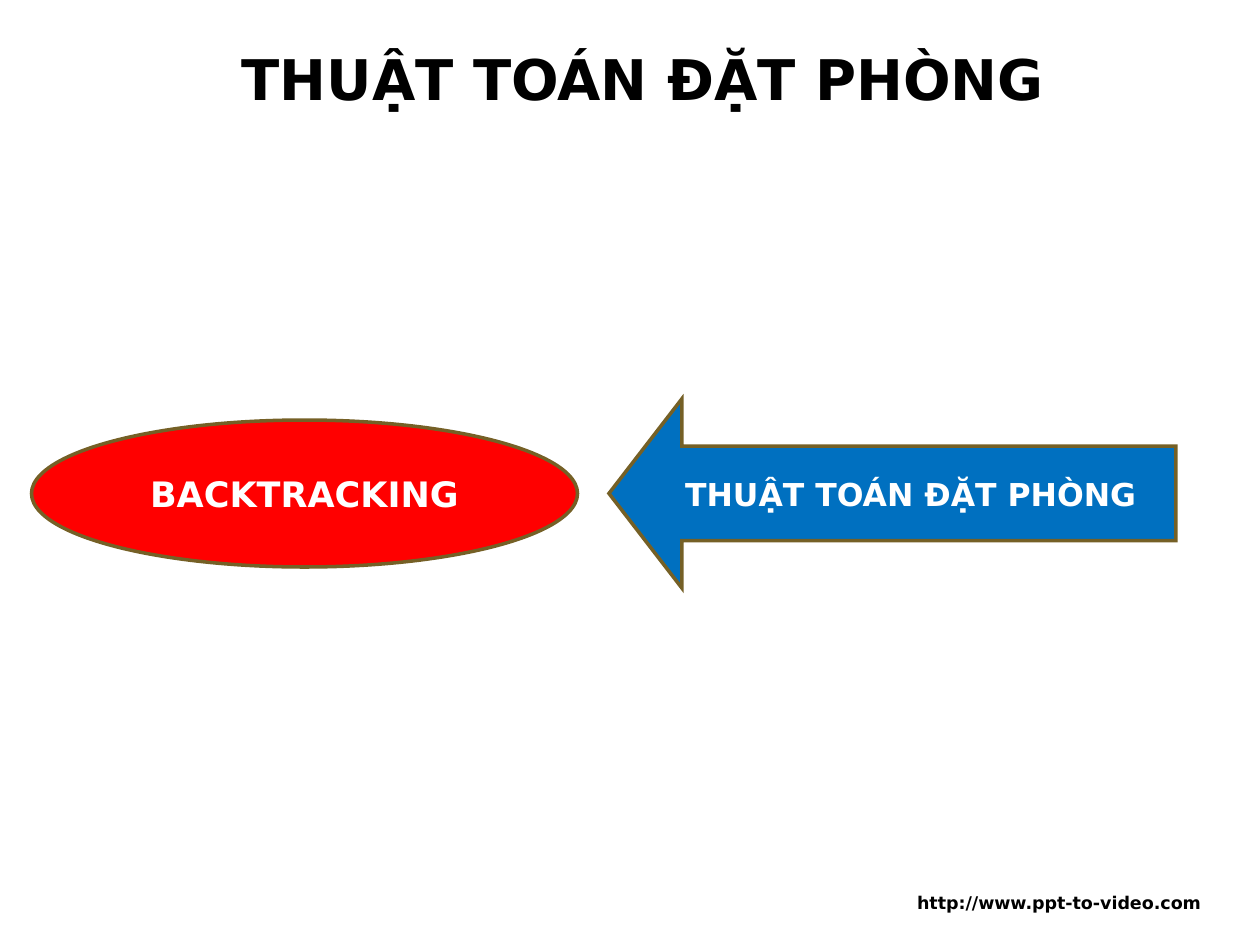
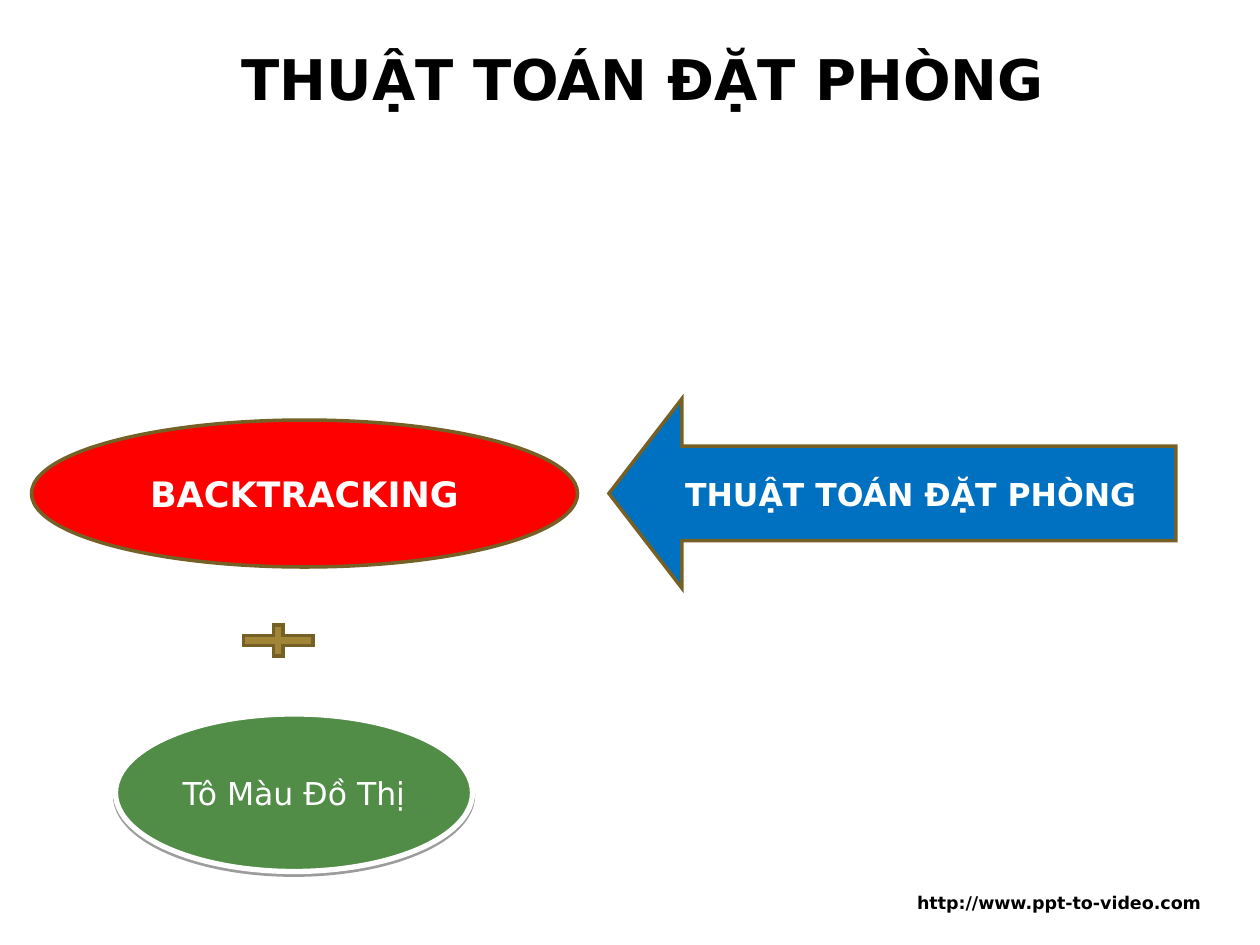
Before and after one commit to Alex7Huynh/group2quanlykhachsan, a slide deck: slide 11 of documents/Hotel Management v1.0_G18.ppt (slide 10 before the commit). Drawn at 1260x945 pixels with LibreOffice and Linux fonts; fonts in the diff are those of the drawing; background and template pictures are left out. Boxes give left, top, right and bottom in pixels: in the first picture for what was removed or moved away, otherwise in the second. Text is boxed around its words. In the diff, an @@ line names an element or a change of style, - is before the commit and + after.

```diff
--- a/documents/Hotel Management v1.0_G18.ppt
+++ b/documents/Hotel Management v1.0_G18.ppt
@@ freeform shape added at [231, 620, 325, 662], fill #A18537, outline #756026 2.01 pt @@
@@ ellipse added at [116, 714, 472, 872], fill #518D47, outline #FFFFFF 3 pt, 18 pt, text #FFFFFF @@
+Tô Màu Đồ Thị
```
Also in this commit, not shown: 2 other slides changed, 1 slide added, 7 other files.
